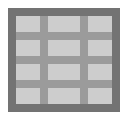
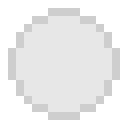
Before/after of a 128x128 layered artwork. What changed in the layer stack:
hid group "Widgets" (7 layers) over box(8, 8, 120, 120)
showed group "Sonstiges" (7 layers) over box(8, 8, 120, 120)
added layer "Weiße Shere" in group "Sonstiges" over box(8, 8, 120, 120)
added layer "Gelbe Shere" in group "Sonstiges" over box(8, 8, 120, 120)
